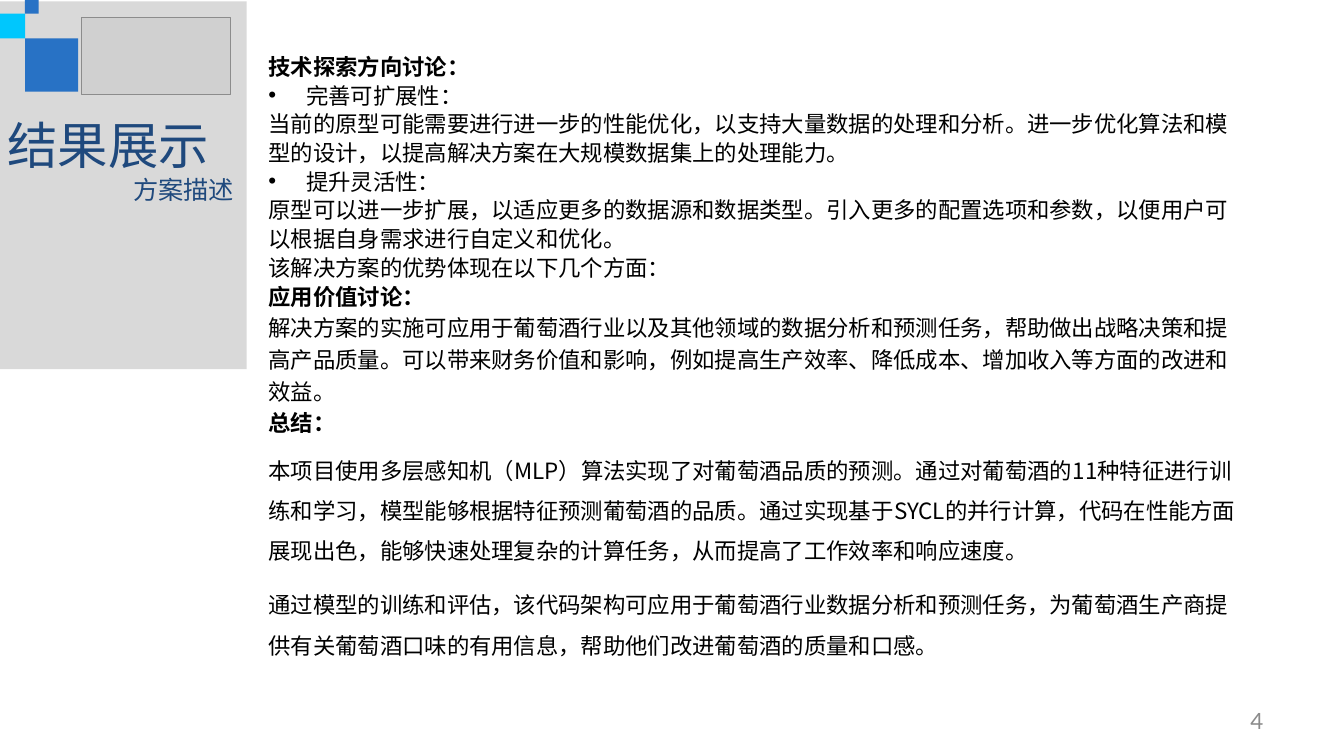
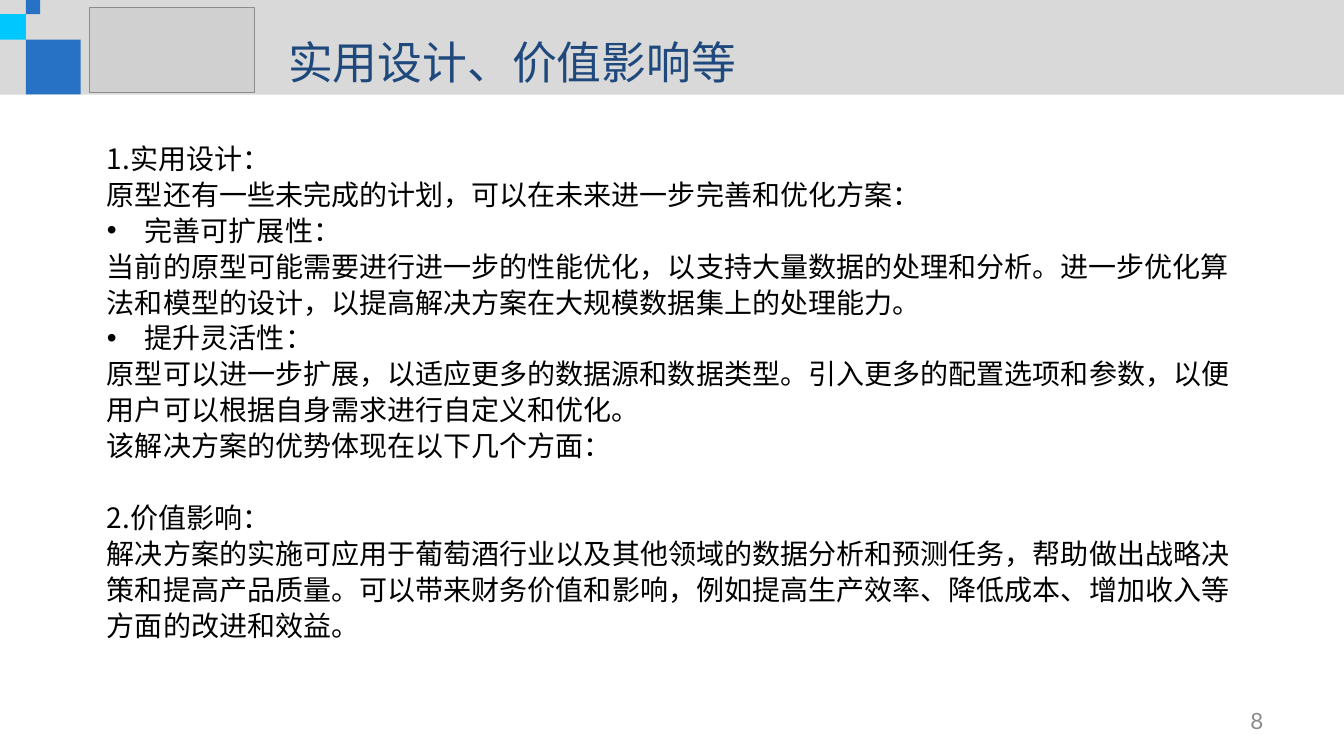
Before and after one commit to HJLQZ/a-simple-sycl-project, a slide deck: slide 8 of Final-Campus.pptx (slide 4 before the commit). Drawn at 1344x756 pixels with LibreOffice and Linux fonts; fonts in the diff are those of the drawing; grey boxes stand for pictures. Boxes give left, top, right and bottom in pixels: in the first picture for what was removed or moved away, otherwise in the second. Text is boxed around its words. In the diff, an @@ line names an element or a change of style, - is before the commit and + after.

```diff
--- a/Final-Campus.pptx
+++ b/Final-Campus.pptx
@@ rectangle removed at (0, 1, 247, 369) @@
@@ rectangle added at (1, 0, 1344, 94), fill #D9D9D9 @@
@@ picture: place and size @@
-picture at (82, 18, 231, 95)
+picture at (89, 8, 254, 93)
@@ text added at (288, 41, 736, 83), 32 pt, text #1F497D @@
+实用设计、价值影响等
@@ text removed at (7, 121, 234, 201) @@
-结果展示
-方案描述
@@ text "1.实用设计：": place and size @@
-text "1.实用设计：" at (268, 56, 1235, 657)
+text "1.实用设计：" at (107, 145, 1229, 639)
@@ text at (107, 145, 920, 208): text changed; size 16 to 20 pt; bold off @@
-技术探索方向讨论：
+1.实用设计：
+原型还有一些未完成的计划，可以在未来进一步完善和优化方案：
@@ text at (107, 217, 1229, 639): size 16 to 20 pt in "完善可扩展性：", "当前的原型可能需要进行进一步的性能优化，以支持大量数据的处理和分析。进一步优化算法和模型的设计，以提高解决方案在大规模数 ...", "提升灵活性：", "原型可以进一步扩展，以适应更多的数据源和数据类型。引入更多的配置选项和参数，以便用户可以根据自身需求进行自定义和优化。" and 2 more places; line spacing 1.18 to 1.07 @@
@@ text at (268, 412, 1235, 657): paragraphs removed @@
-总结：
-本项目使用多层感知机（MLP）算法实现了对葡萄酒品质的预测。通过对葡萄酒的11种特征进行训练和学习，模型能够根据特征预测葡萄酒的品质。通过实现基于SYCL的并行计算，代码在性能方面展现出色，能够快速处理复杂的计算任务，从而提高了工作效率和响应速度。
-通过模型的训练和评估，该代码架构可应用于葡萄酒行业数据分析和预测任务，为葡萄酒生产商提供有关葡萄酒口味的有用信息，帮助他们改进葡萄酒的质量和口感。
@@ text at (107, 504, 271, 531): text changed; size 16 to 20 pt; bold off @@
-应用价值讨论：
+2.价值影响：
@@ page number at (1250, 713, 1263, 729): text changed @@
-4
+8
```
Also in this commit, not shown: 5 slides added.
